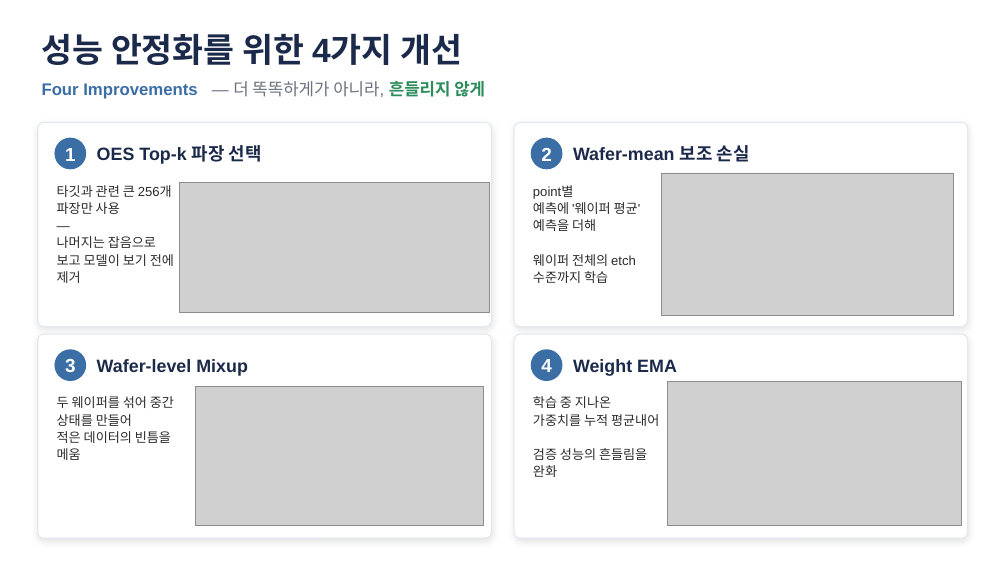
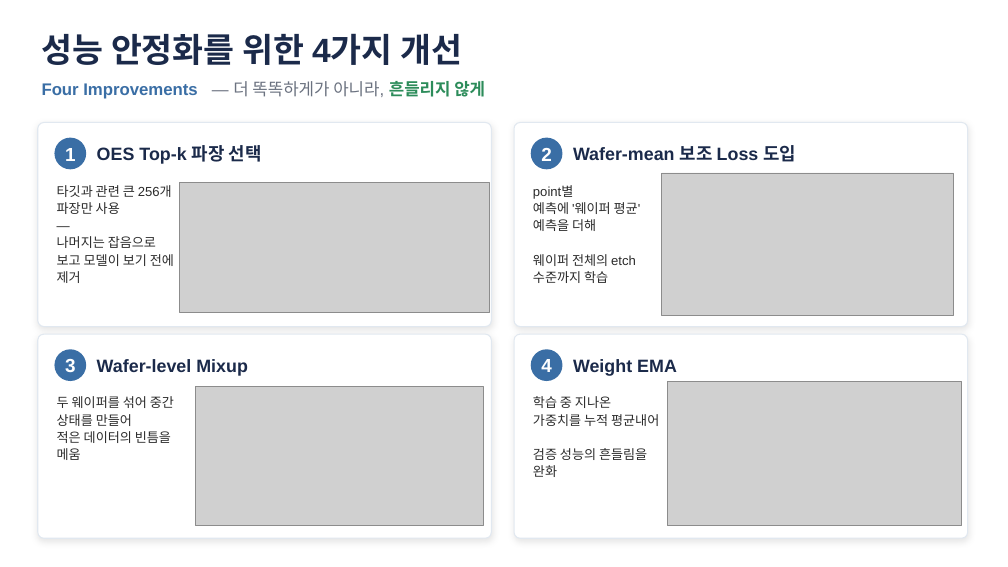
Before and after one commit to KCVS2002/BOSCH-Plasma-Etching, a slide deck: slide 12 of docs/경진대회_발표자료(수정).pptx (slide 10 before the commit). Drawn at 1008x567 pixels with LibreOffice and Linux fonts; fonts in the diff are those of the drawing; grey boxes stand for pictures. Boxes give left, top, right and bottom in pixels: in the first picture for what was removed or moved away, otherwise in the second. Text is boxed around its words. In the diff, an @@ line names an element or a change of style, - is before the commit and + after.

```diff
--- a/docs/경진대회_발표자료(수정).pptx
+++ b/docs/경진대회_발표자료(수정).pptx
@@ text at (573, 145, 796, 162): text changed @@
-Wafer-mean 보조 손실
+Wafer-mean 보조 Loss 도입
```
Also in this commit, not shown: 2 slides added, 5 other files.
